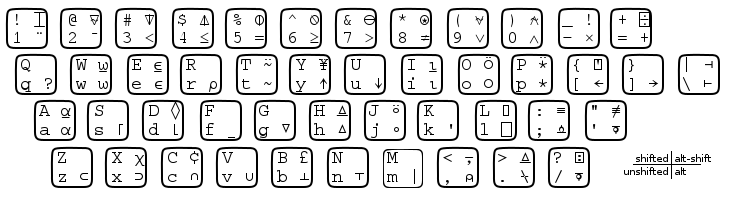
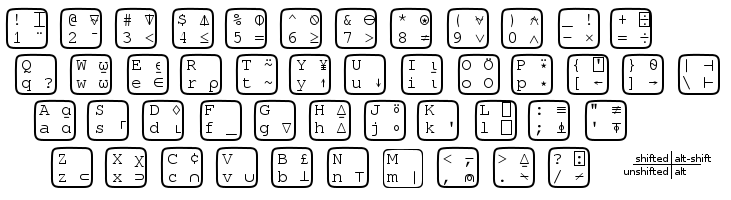
Layers edited between the first and the second 731px x 200px image:
painted on "Z X χ C ¢ V B £ N ..." over bbox(58, 151, 585, 185)
renamed "A ⍶ S D ◊ F G H ⍙..." to "A ⍶ S D ◊ F G H ⍙ ...", painted on it over bbox(39, 102, 621, 138)
painted on "Q W ⍹ E ⍷ R T ⍨ Y ¥ ..." over bbox(21, 57, 713, 92)
painted on "! ⌶ @ ⍫ # ⍒ $ ⍋ % ⌽ ^ ⍉ ..." over bbox(640, 33, 649, 43)
